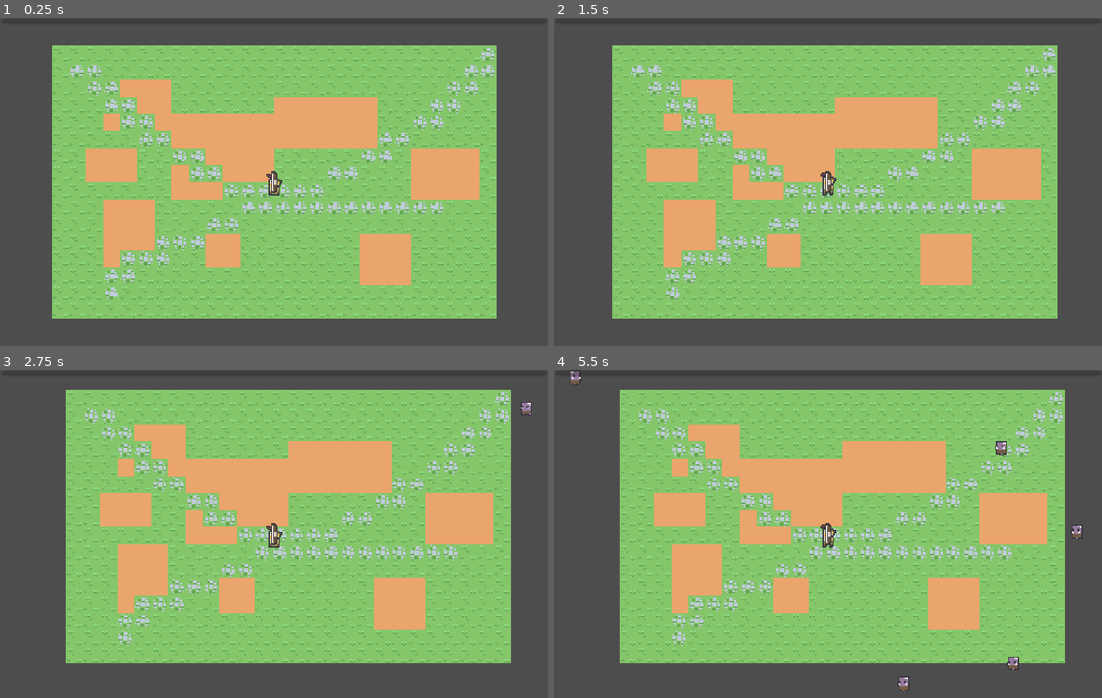
Above: before the commit, frames 1-4 (two rows, left to right).
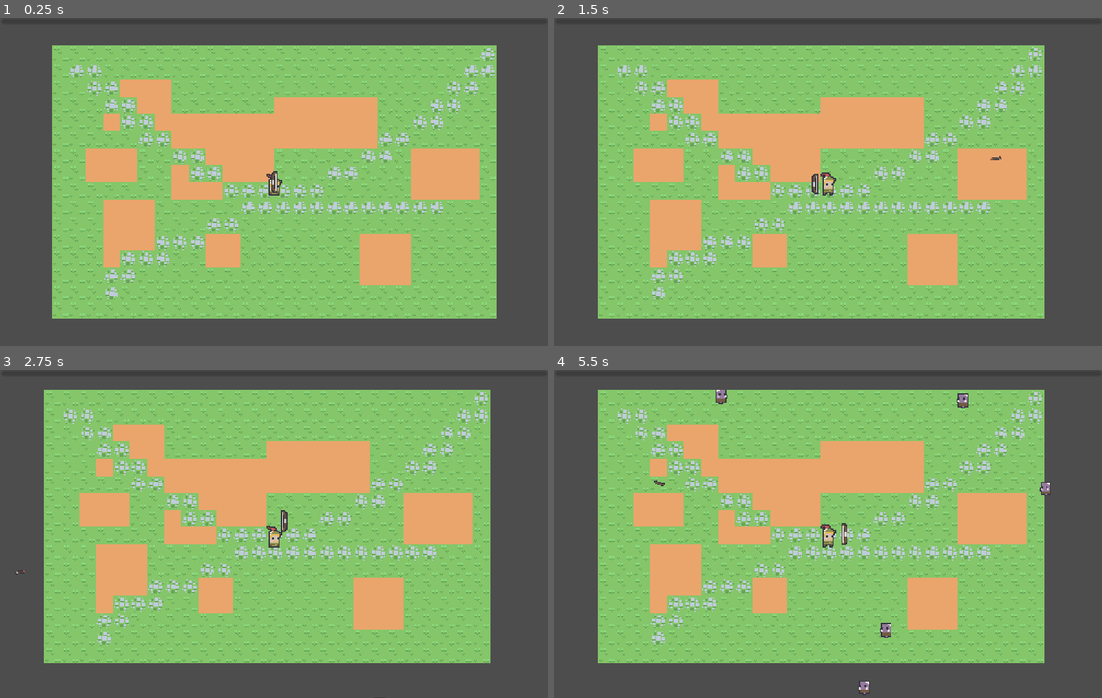
Above: after the commit, the same moments.

Repository: juicerq/jupe-game
Game: Godot game, scene res://scenes/World/World.tscn
Two runs of this game, one before a commit and one after it. Both use one fixed random seed, a clock stepped at 60 frames per second and the inputs below.
Inputs (mouse positions are in pixels of both pictures, inside the frame that each line leads up to):
- Up to frame 1 (0.25 s): no input
- Up to frame 2 (1.5 s): tap Enter at 0.5 s; move the mouse to (948, 165) at 0.52 s; tap A (a) at 0.6 s; tap D (d) at 0.8, 1.35 s; move the mouse to (718, 198) at 1.27 s
- Up to frame 3 (2.75 s): tap S (s) at 1.55, 2.1 s; move the mouse to (328, 461) at 2.02 s; tap W (w) at 2.3 s
- Up to frame 4 (5.5 s): move the mouse to (800, 599) at 2.77 s; tap W (w) at 2.85, 5.3 s; tap A (a) at 3.05, 3.6 s; move the mouse to (992, 583) at 3.52 s; tap D (d) at 3.8, 4.35 s; move the mouse to (663, 484) at 4.27 s; tap S (s) at 4.55, 5.1 s; move the mouse to (855, 534) at 5.02 s

The runs differ from the first frame. In frame 1, less than 0.1% of the frame differs, in the area x 49-51%, y 46-54%; in frame 2, 19%; in frame 3, 24%; in frame 4, 24%, in the area x 3-97%, y 0-99%.
Error before the commit: Parse Error: Used tab character for indentation instead of space as used before in the file. (res://scenes/World/Scripts/world.gd:7)

Commit message:
fix enemy spawn

Diff:
--- a/scenes/Weapons/Bow/Scripts/Bow.gd
+++ b/scenes/Weapons/Bow/Scripts/Bow.gd
@@ -11,7 +11,7 @@
 
 	get_tree().current_scene.add_child(arrow)
 
-    arrow.damage = get_damage()
+	arrow.damage = get_damage()
 
 	arrow.global_position = AttackStartPosition.global_position
 
--- a/scenes/World/Scripts/PlayerCamera.gd
+++ b/scenes/World/Scripts/PlayerCamera.gd
@@ -5,4 +5,4 @@
 func _physics_process(delta: float) -> void:
 	if not body_to_follow: return
 
-	position = body_to_follow.position
+	global_position = body_to_follow.global_position
--- a/scenes/World/Scripts/wave.gd
+++ b/scenes/World/Scripts/wave.gd
@@ -10,33 +10,37 @@
 
 	var enemy = enemy_scene.instantiate()
 
-	var visible_width = Camera.get_viewport().get_visible_rect().size.x / Camera.zoom.x
-	var visible_height = Camera.get_viewport().get_visible_rect().size.y / Camera.zoom.y
+	var view_size: Vector2 = Camera.get_viewport().get_visible_rect().size / Camera.zoom
+	var half_w := view_size.x * 0.5
+	var half_h := view_size.y * 0.5
+	var center: Vector2 = Camera.global_position
 
-	var left_outside = Camera.get_screen_center_position().x - visible_width
-	var right_outside = Camera.get_screen_center_position().x + visible_width
+	var left_edge := center.x - half_w
+	var right_edge := center.x + half_w
+	var top_edge := center.y - half_h
+	var bottom_edge := center.y + half_h
 
-	var top_outside = Camera.get_screen_center_position().y - visible_height
-	var bottom_outside = Camera.get_screen_center_position().y + visible_height
+	# Margem para spawn fora da tela
+	var margin := 64.0
 
 	match random_number:
 		1:
-			var x = left_outside + 250;
-			var y = randf_range(top_outside, bottom_outside)
+			var x = left_edge - margin
+			var y = randf_range(top_edge, bottom_edge)
+			enemy.global_position = Vector2(x, y)
 			get_tree().current_scene.add_child(enemy)
+		2:
+			var x = right_edge + margin
+			var y = randf_range(top_edge, bottom_edge)
 			enemy.global_position = Vector2(x, y)
-		2:
-			var x = right_outside - 250;
-			var y = randf_range(top_outside, bottom_outside)
 			get_tree().current_scene.add_child(enemy)
+		3:
+			var y = top_edge - margin
+			var x = randf_range(left_edge, right_edge)
 			enemy.global_position = Vector2(x, y)
-		3:
-			var y = top_outside + 100
-			var x = randf_range(left_outside, right_outside)
 			get_tree().current_scene.add_child(enemy)
+		4:
+			var y = bottom_edge + margin
+			var x = randf_range(left_edge, right_edge)
 			enemy.global_position = Vector2(x, y)
-		4:
-			var y = bottom_outside - 100
-			var x = randf_range(left_outside, right_outside)
 			get_tree().current_scene.add_child(enemy)
-			enemy.global_position = Vector2(x, y)
--- a/scenes/World/Scripts/world.gd
+++ b/scenes/World/Scripts/world.gd
@@ -2,7 +2,7 @@
 class_name World
 
 func check_player_dead(player: Player):
-    return player.health_component.is_dead and not player.sprite_component.is_playing()
+	return player.health_component.is_dead and not player.sprite_component.is_playing()
 
 func _physics_process(delta: float) -> void:
 	var all_players = get_tree().get_nodes_in_group("Player") as Array[Player]
Not shown, changed: .cursor/rules/core.mdc
